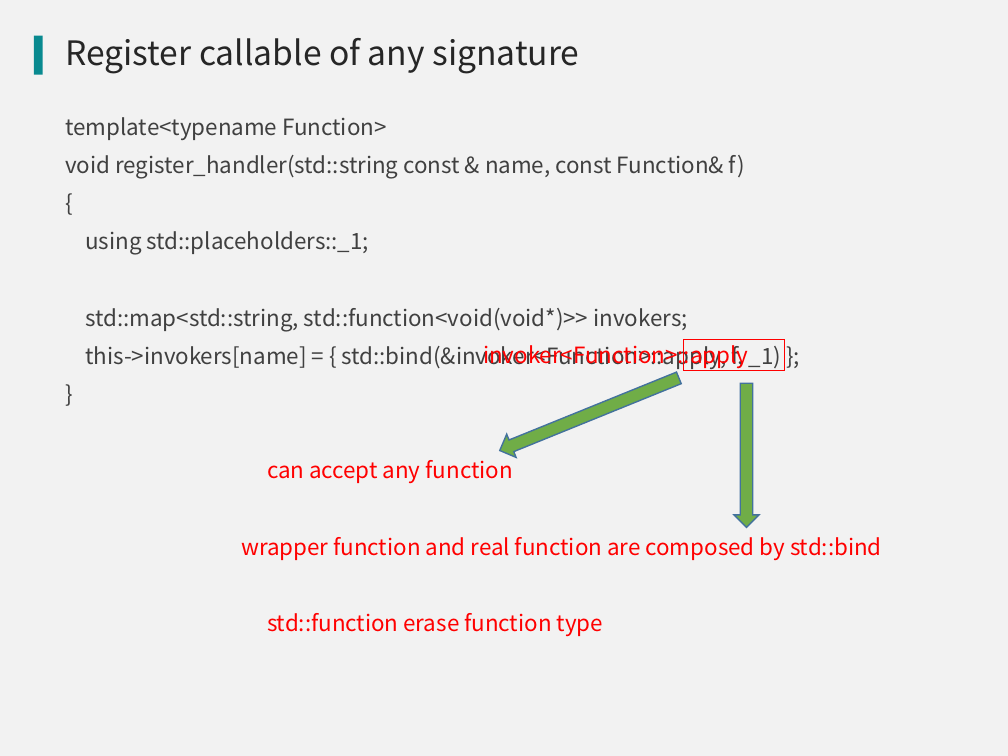
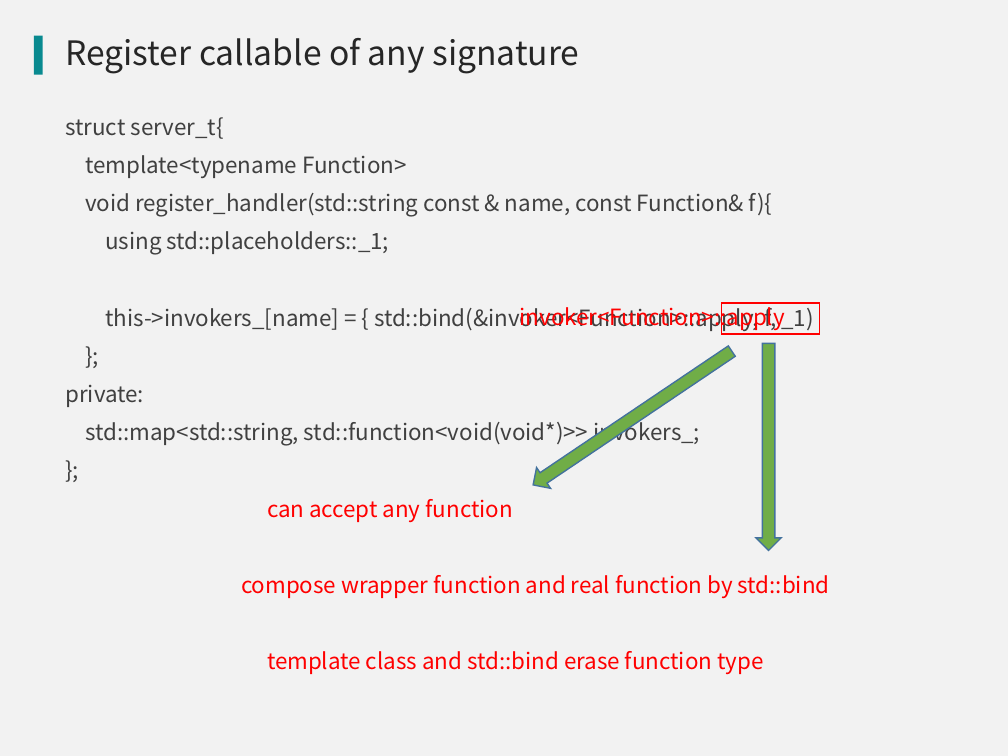
Before and after one commit to qicosmos/cppnow2017-ppt, a slide deck: slide 14 of An easy to use RPC framework implemented by c++11 and c++14.pptx. Drawn at 1008x756 pixels with LibreOffice and Linux fonts; fonts in the diff are those of the drawing; background and template pictures are left out. Boxes give left, top, right and bottom in pixels: in the first picture for what was removed or moved away, otherwise in the second. Text is boxed around its words. In the diff, an @@ line names an element or a change of style, - is before the commit and + after.

```diff
--- a/An easy to use RPC framework implemented by c++11 and c++14.pptx
+++ b/An easy to use RPC framework implemented by c++11 and c++14.pptx
@@ text at box(65, 117, 224, 139): paragraph added @@
+struct server_t{
@@ text at box(85, 193, 773, 217): text changed @@
-void register_handler(std::string const & name, const Function& f)
-{
+void register_handler(std::string const & name, const Function& f){
@@ text "invoker<Function>::apply": place and size @@
-text "invoker<Function>::apply" at box(483, 341, 748, 369)
+text "invoker<Function>::apply" at box(520, 303, 785, 331)
@@ text at box(65, 303, 813, 446): text changed @@
-std::map<std::string, std::function<void(void*)>> invokers;
-this->invokers[name] = { std::bind(&invoker<Function>::apply, f, _1) };
-}
+this->invokers_[name] = { std::bind(&invoker<Function>::apply, f, _1)
+};
+private:
+std::map<std::string, std::function<void(void*)>> invokers_;
+};
@@ rectangle: place and size @@
-rectangle at box(683, 340, 784, 371)
+rectangle at box(722, 303, 820, 335)
@@ down arrow at box(526, 341, 739, 496): rotation 67 to 56 degrees @@
@@ down arrow: place and size @@
-down arrow at box(734, 383, 759, 527)
+down arrow at box(756, 344, 781, 550)
@@ text at box(241, 575, 830, 675): text changed @@
-wrapper function and real function are composed by std::bind
-std::function erase function type
+compose wrapper function and real function by std::bind
+template class and std::bind erase function type
```
Also in this commit, not shown: 3 other slides changed, 1 slide added, 2 other files.
